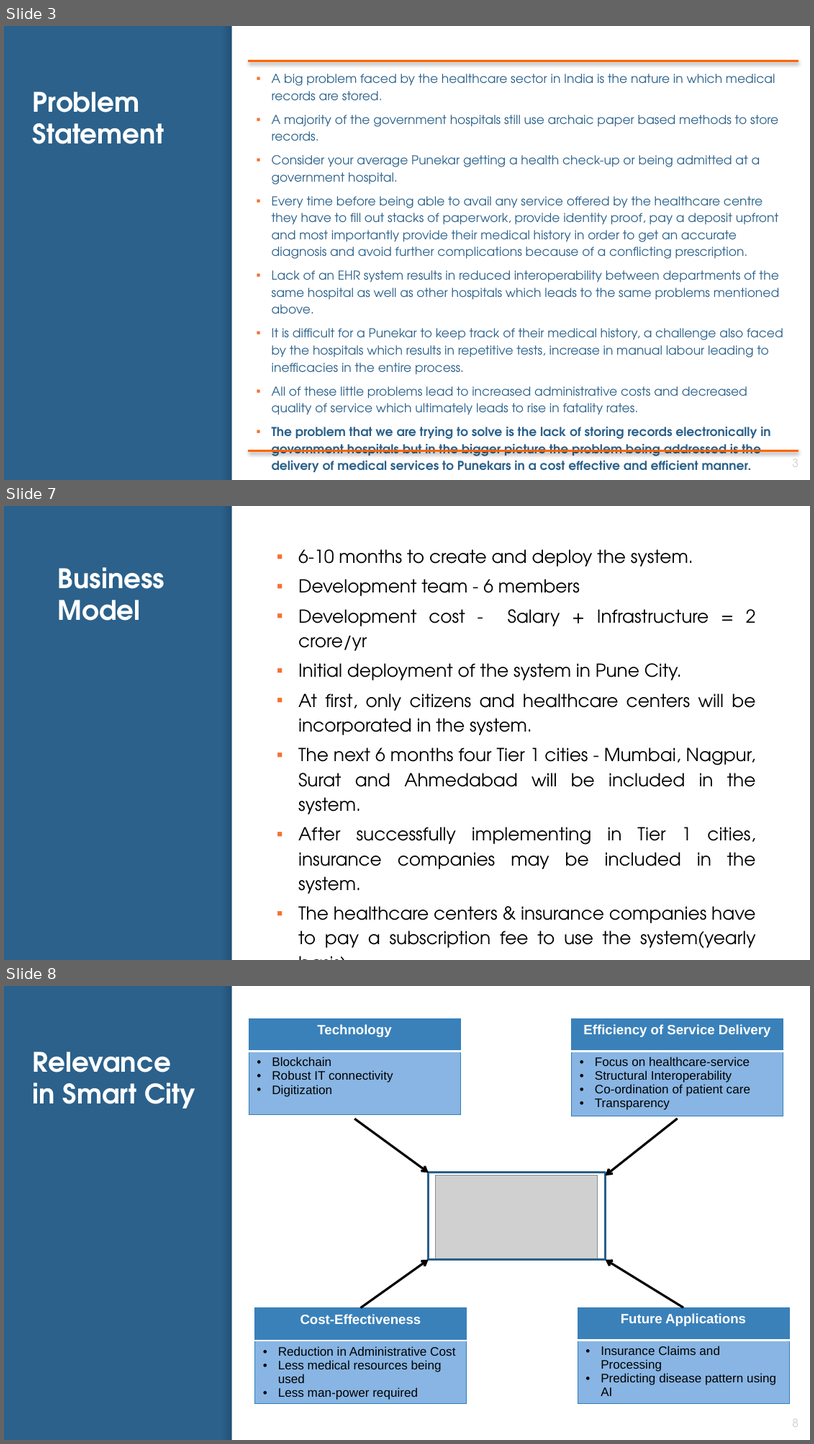
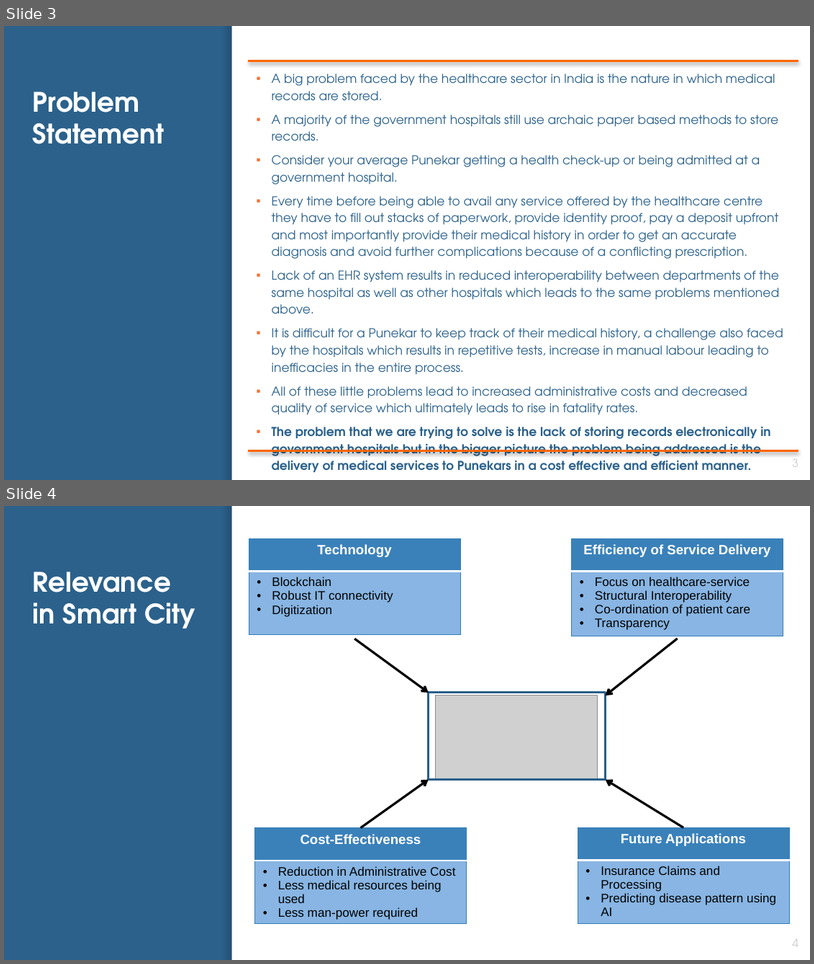
Before and after one commit to ShikharBhatt/NITI, a slide deck: niti aayog.pptx. Shown one above the other, each under a label of ours: slides 3, 7 and 8 before the commit, slides 3 and 4 after it; the slides between them are not shown. The pictures are 814x1444 and 814x964 pixels, drawn with LibreOffice and Linux fonts; fonts in the diff are those of the drawing; grey boxes stand for pictures. Boxes give left, top, right and bottom in pixels: in the first picture for what was removed or moved away, otherwise in the second. Text is boxed around its words. In the diff, an @@ line names an element or a change of style, - is before the commit and + after.

```diff
--- a/niti aayog.pptx
+++ b/niti aayog.pptx
@@ slide 7 removed at (4, 506, 810, 960), background #2B618B; not listed: 2 template elements that a slide beside it also shows @@
@@ title removed at (58, 567, 165, 620) @@
-Business Model
@@ text removed at (298, 549, 756, 948) @@
-▪ 6-10 months to create and deploy the system.
-▪ Development team - 6 members
-▪ Development cost - Salary + Infrastructure = 2 crore/yr
-▪ Initial deployment of the system in Pune City.
-▪ At first, only citizens and healthcare centers will be incorporated in the system.
-▪ The next 6 months four Tier 1 cities - Mumbai, Nagpur, Surat and Ahmedabad will be included in the system.
-▪ After successfully implementing in Tier 1 cities, insurance companies may be included in the system.
-▪ The healthcare centers & insurance companies have to pay a subscription fee to use the system(yearly basis).
-▪ Gradually Tier 2 & 3 cities will be included in the scheme.
@@ page number removed at (697, 937, 701, 945) @@
-7
@@ what was slide 8 is now slide 4 @@
@@ page number at (792, 939, 799, 945): text changed @@
-8
+4
```
Also in this commit, not shown: 4 slides changed, 2 slides added, 1 other slide removed, 2 other files.
